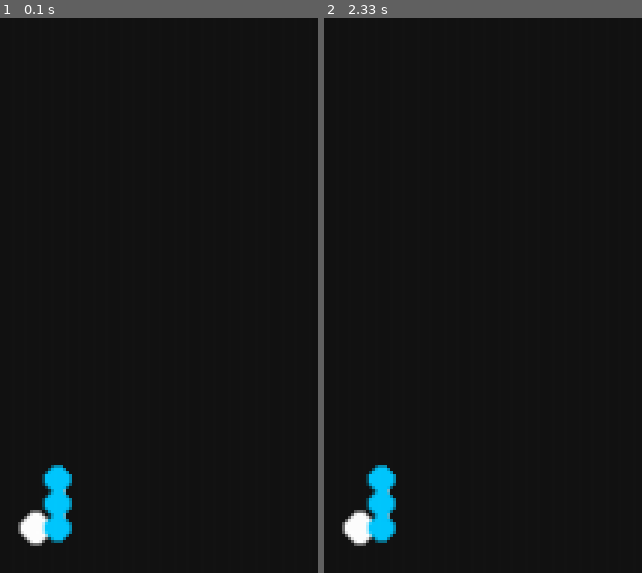
Above: before the commit, frames 1-2 (left to right).
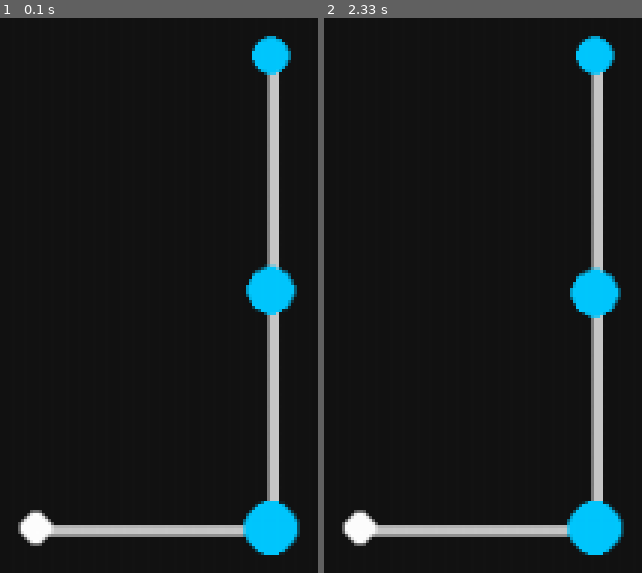
Above: after the commit, the same moments.

Repository: wedrownix/Symulator_fizyczny
Game: pygame game, started from Pendulum.py
Two runs of this game, one before a commit and one after it. Both use one fixed random seed, a clock stepped at 60 frames per second and the inputs below.
Inputs:
- Up to frame 1 (0.1 s): no input
- Up to frame 2 (2.33 s): tap Space at 0.33, 0.73, 1.03, 1.23, 1.57, 1.87, 2.07 s

The runs differ from the first frame. In frame 1, 8.0% of the frame differs, in the area x 13-95%, y 3-97%; in frame 2, 8.0%.

Commit message:
poprawki

Diff:
--- a/Pendulum.py
+++ b/Pendulum.py
@@ -13,7 +13,7 @@
 clock = pygame.time.Clock()
 
 
-simMinWidth = 20 #definiuje minimalną odległość obserwowaną na ekranie
+simMinWidth = 2 #definiuje minimalną odległość obserwowaną na ekranie
 cScale = min(screen_width,screen_height)/simMinWidth
 simWidth = screen_width/cScale
 simHeight = screen_height/cScale
@@ -97,7 +97,7 @@
     def __init__(self):
         self.gravity = Vec2(0, -10)
         self.dt = 1.0 / 60.0
-        self.numSteps = 1000
+        self.numSteps = 20
         self.pendulum: Pendulum = None
 
 scene = PhysicsScene()
